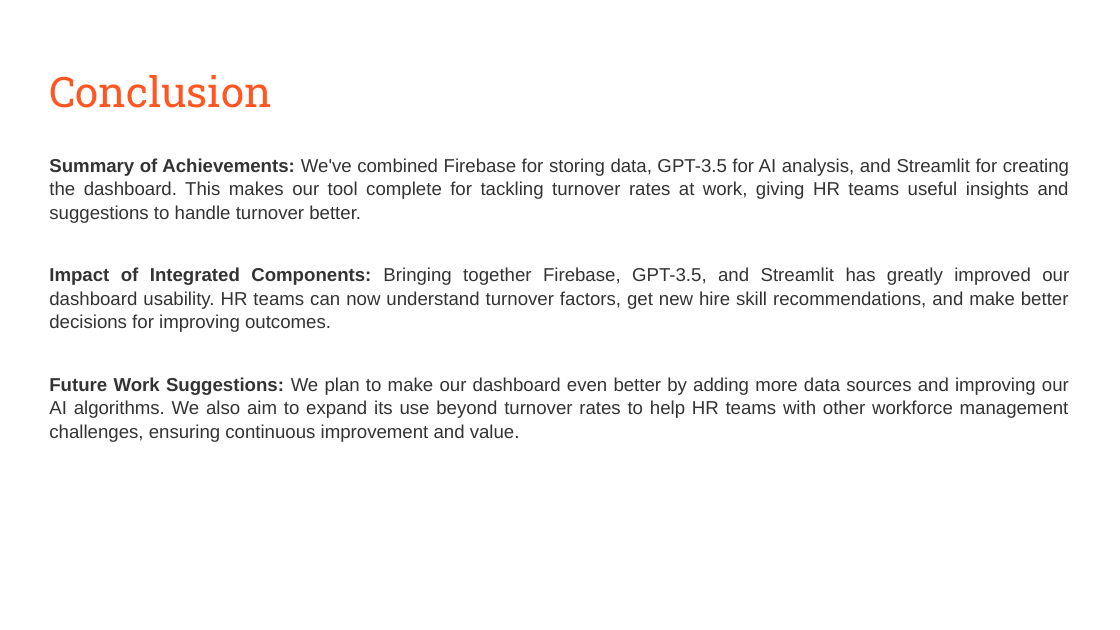
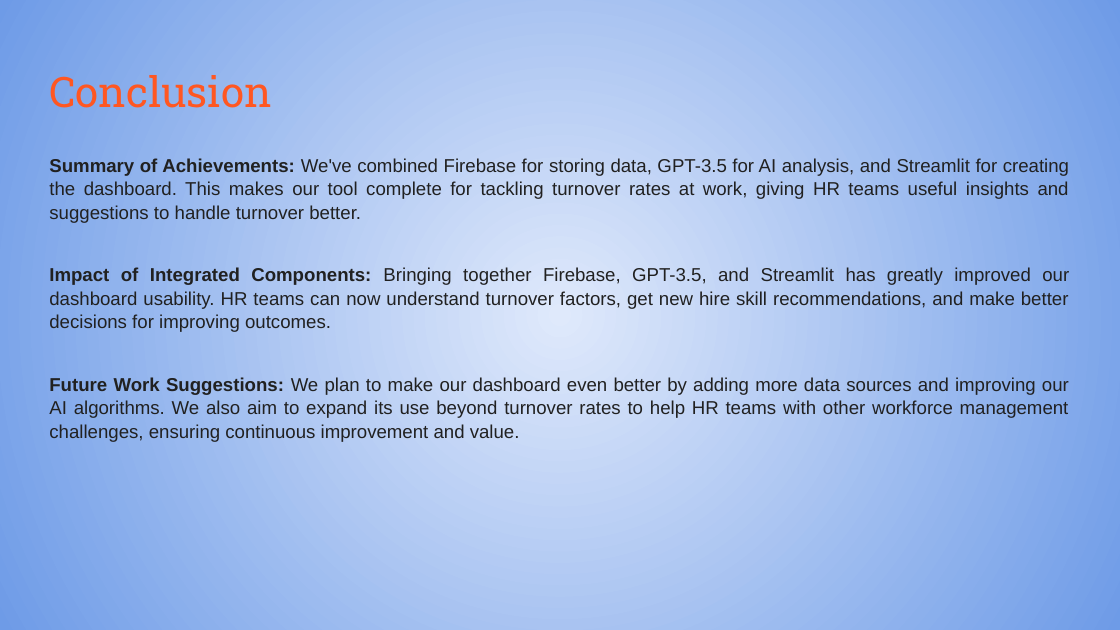
Before and after one commit to arslan719/Capstone_Project_5588, a slide deck: slide 19 of Humanlytics.pptx (slide 16 before the commit). Drawn at 1120x630 pixels with LibreOffice and Linux fonts; fonts in the diff are those of the drawing. Boxes give left, top, right and bottom in pixels: in the first picture for what was removed or moved away, otherwise in the second. Text is boxed around its words. In the diff, an @@ line names an element or a change of style, - is before the commit and + after.

```diff
--- a/Humanlytics.pptx
+++ b/Humanlytics.pptx
@@ background #FFFFFF to gradient #DFE9FB to #6E9BE7 @@
@@ text "Summary of Achievements: We've combined ..." at [49, 158, 1069, 442]: text colour #333333 to #212121, highlight #FFFFFF to none @@
```
Also in this commit, not shown: 8 other slides changed, 5 slides added, 11 slides removed.
